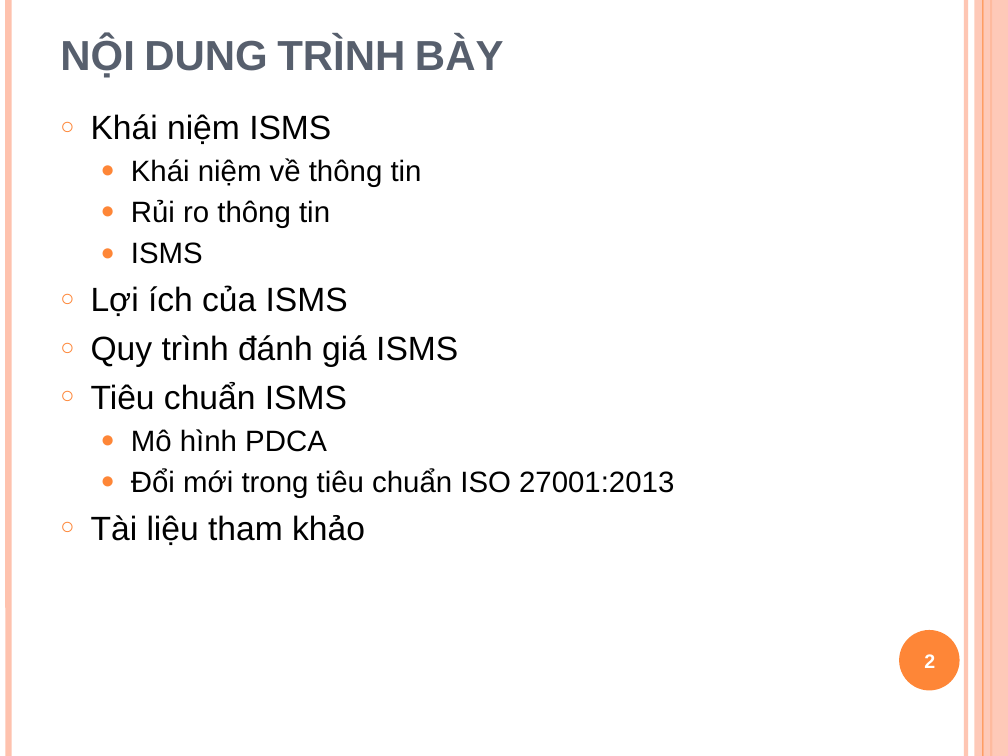
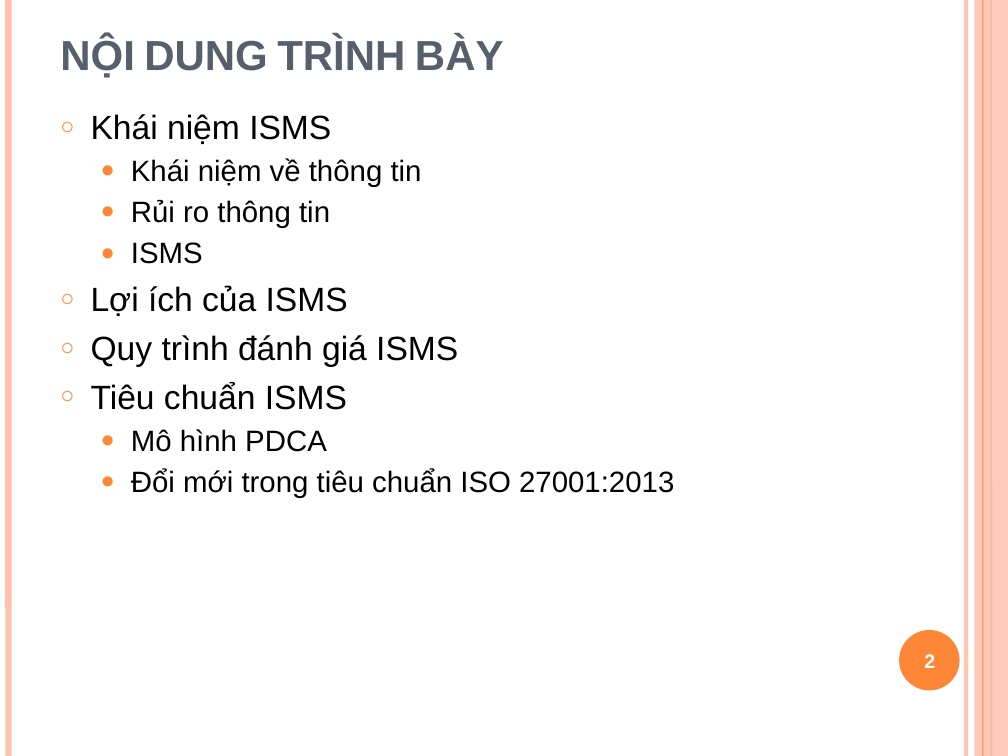
Before and after one commit to Alex7Huynh/iss-g5, a slide deck: slide 2 of ISMS/w6_Minh_Toan_ISMS.pptx. Drawn at 1008x756 pixels with LibreOffice and Linux fonts; fonts in the diff are those of the drawing. Boxes give left, top, right and bottom in pixels: in the first picture for what was removed or moved away, otherwise in the second. Text is boxed around its words. In the diff, an @@ line names an element or a change of style, - is before the commit and + after.

```diff
--- a/ISMS/w6_Minh_Toan_ISMS.pptx
+++ b/ISMS/w6_Minh_Toan_ISMS.pptx
@@ text at (91, 515, 365, 545): paragraph removed @@
-○ Tài liệu tham khảo
```
Also in this commit, not shown: 18 other slides changed.
